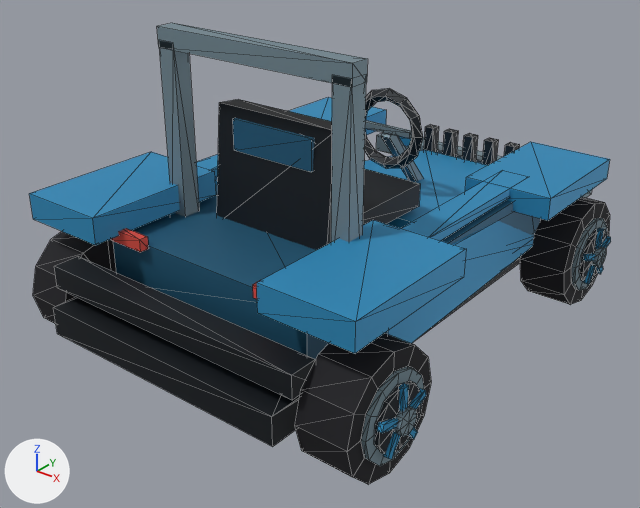
The glTF model DLC/LiloStitch/assets/kart/lilo-stitch/nani-pelekai/kart.glb, before and after one commit.
Rendered twice from a 50 mm lens placed at (2.71, -3.57, 2.54), pointed at (0.0, -0.18, 0.44). The axes (+X, +Y, +Z) are drawn at lower left. The lights are the same throughout. The first picture is the older version. Mesh edges are drawn as thin lines. Where no turn or scale is listed for an object, it has been applied to the vertices. Vertices at exactly the same position are counted once.

Names of what the first picture shows: 'chassis', 'wheel-front-right', 'wheel-rear-left', 'wheel-rear-right'.
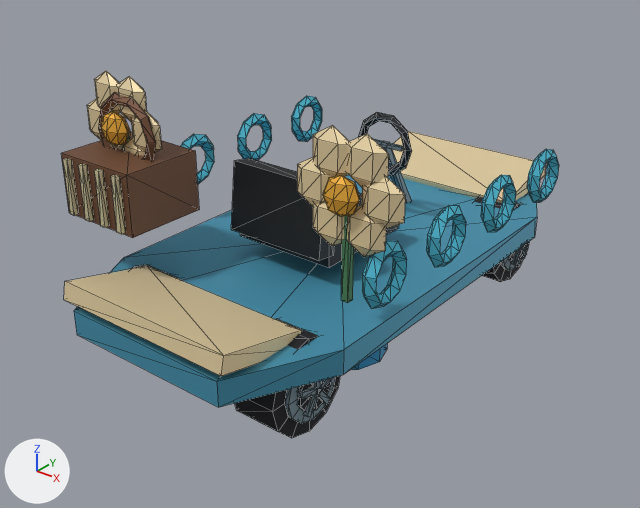
Location of each change, [x1, y1, x2, y2] in pixels of the pictures (640 x 508 px):
'chassis', deleted: before [29, 23, 610, 447]
'identity-hoverboard-hoverboard-turned-up-deck', added: after [64, 131, 545, 407]
'wheel-rear-right', reshaped, moved (23% narrower, 22% shorter): before [295, 333, 431, 485]; after [235, 319, 340, 438]
'identity-hoverboard-motif-flowers', added (beige): after [87, 71, 405, 303]
'identity-hoverboard-motif-basket', added (brown): after [61, 92, 199, 238]
'identity-hoverboard-driver-cockpit', added: after [231, 112, 412, 267]
'identity-hoverboard-motif-water', added: after [181, 96, 559, 309]
'wheel-front-right', reshaped, moved: before [520, 197, 611, 305]; after [474, 197, 529, 282]
'wheel-rear-left', reshaped, moved (mostly hidden afterwards): before [33, 231, 116, 324]; after [132, 264, 179, 279]
part 2 of me_wheel_front_right, added (mostly hidden): after [509, 243, 527, 261]
part 3 of me_wheel_front_right, rebuilt: before [520, 197, 610, 305]; after [474, 197, 529, 282]
part 4 of me_wheel_front_right, cut back: before [571, 218, 611, 291]; after [510, 245, 527, 265]
part 5 of me_wheel_rear_right, added: after [298, 381, 331, 412]
part 6 of me_wheel_rear_right, added: after [314, 381, 321, 390]
part 7 of me_wheel_rear_right, rebuilt (23% narrower, 22% shorter): before [295, 333, 431, 485]; after [235, 319, 340, 438]
part 8 of me_wheel_rear_right, cut back: before [361, 366, 426, 466]; after [297, 378, 332, 417]

The change, as a diff of the scene's bpy script:
```diff
--- a/DLC/LiloStitch/assets/kart/lilo-stitch/nani-pelekai/kart.glb.py
+++ b/DLC/LiloStitch/assets/kart/lilo-stitch/nani-pelekai/kart.glb.py
@@ me_wheel_rear_left @@
-me_wheel_rear_left.from_pydata(...)  # 132 vertices, 228 faces; spans x -0.22..0.135, y -0.31..0.31, z -0.31..0.31
+me_wheel_rear_left.from_pydata(...)  # 113 vertices, 196 faces; spans x -0.182..0.125, y -0.25..0.25, z -0.25..0.25
+# me_wheel_rear_left part 1: the loose piece of 26 vertices spanning x -0.135..0.135, y -0.31..0.31, z -0.31..0.31 is rebuilt with 51 vertices and now spans x -0.149..0.125, y -0.25..0.25, z -0.25..0.25
+# other edits to the shape of me_wheel_rear_left do not show in these pictures
 me_wheel_rear_left.materials.append(mat_wheel_vertex_colours)
@@ me_wheel_front_right @@
-me_wheel_front_right.from_pydata(...)  # 132 vertices, 228 faces; spans x -0.135..0.22, y -0.31..0.31, z -0.31..0.31
+me_wheel_front_right.from_pydata(...)  # 113 vertices, 196 faces; spans x -0.125..0.182, y -0.25..0.25, z -0.25..0.25
+# me_wheel_front_right part 2: a new loose piece, a 10-sided cylinder along x spanning x 0.14..0.165, y -0.107..0.107, z -0.112..0.113, in mat_wheel_vertex_colours
+# me_wheel_front_right part 3: the loose piece of 26 vertices spanning x -0.135..0.135, y -0.31..0.31, z -0.31..0.31 is rebuilt with 51 vertices and now spans x -0.125..0.149, y -0.25..0.25, z -0.25..0.25
+# me_wheel_front_right part 4: 106 vertices removed from x 0.133..0.22, y -0.217..0.217, z -0.217..0.217; 32 vertices added at x 0.158..0.182, y -0.124..0.124, z -0.11..0.053
+# other edits to the shape of me_wheel_front_right do not show in these pictures
 me_wheel_front_right.materials.append(mat_wheel_vertex_colours)
@@ me_wheel_rear_right @@
-me_wheel_rear_right.from_pydata(...)  # 132 vertices, 228 faces; spans x -0.135..0.22, y -0.31..0.31, z -0.31..0.31
+me_wheel_rear_right.from_pydata(...)  # 113 vertices, 196 faces; spans x -0.125..0.182, y -0.25..0.25, z -0.25..0.25
+# me_wheel_rear_right part 5: a new loose piece, a 10-sided cylinder along x spanning x 0.14..0.165, y -0.107..0.107, z -0.112..0.113, in mat_wheel_vertex_colours
+# me_wheel_rear_right part 6: a new loose piece, a box spanning x 0.158..0.182, y -0.015..0.015, z 0.0..0.125, in mat_wheel_vertex_colours
+# me_wheel_rear_right part 7: the loose piece of 26 vertices spanning x -0.135..0.135, y -0.31..0.31, z -0.31..0.31 is rebuilt with 51 vertices and now spans x -0.125..0.149, y -0.25..0.25, z -0.25..0.25
+# me_wheel_rear_right part 8: 106 vertices removed from x 0.133..0.22, y -0.217..0.217, z -0.217..0.217; 32 vertices added at x 0.158..0.182, y -0.124..0.124, z -0.11..0.053
 me_wheel_rear_right.materials.append(mat_wheel_vertex_colours)
@@ ob_chassis @@
-ob_chassis = bpy.data.objects.new('chassis', me_chassis)
@@ ob_wheel_rear_left @@
 ob_wheel_rear_left = bpy.data.objects.new('wheel-rear-left', me_wheel_rear_left)
-ob_wheel_rear_left.location = (-0.9, -0.995, 0.31)
+ob_wheel_rear_left.location = (-0.45, -0.98, 0.25)
@@ ob_wheel_front_right @@
 ob_wheel_front_right = bpy.data.objects.new('wheel-front-right', me_wheel_front_right)
-ob_wheel_front_right.location = (0.9, 0.995, 0.31)
+ob_wheel_front_right.location = (0.45, 0.98, 0.25)
@@ ob_wheel_rear_right @@
 ob_wheel_rear_right = bpy.data.objects.new('wheel-rear-right', me_wheel_rear_right)
-ob_wheel_rear_right.location = (0.9, -0.995, 0.31)
+ob_wheel_rear_right.location = (0.45, -0.98, 0.25)
@@ ob_identity_hoverboard_motif_basket @@
+ob_identity_hoverboard_motif_basket = bpy.data.objects.new('identity-hoverboard-motif-basket', me_identity_hoverboard_motif_basket)  # 80 vertices, 140 faces; spans x -0.885..-0.395, y -1.148..-0.68, z 0.76..1.37
+ob_identity_hoverboard_motif_basket.location = (0.0, 0.0, 0.0)
@@ ob_identity_hoverboard_motif_flowers @@
+ob_identity_hoverboard_motif_flowers = bpy.data.objects.new('identity-hoverboard-motif-flowers', me_identity_hoverboard_motif_flowers)  # 236 vertices, 408 faces; spans x -0.97..0.97, y -0.98..-0.84, z 0.69..1.46
+ob_identity_hoverboard_motif_flowers.location = (0.0, 0.0, 0.0)
@@ ob_identity_hoverboard_motif_water @@
+ob_identity_hoverboard_motif_water = bpy.data.objects.new('identity-hoverboard-motif-water', me_identity_hoverboard_motif_water)  # 320 vertices, 640 faces; spans x -0.87..0.87, y -0.93..0.87, z 0.67..0.98
+ob_identity_hoverboard_motif_water.location = (0.0, 0.0, 0.0)
@@ ob_identity_hoverboard_driver_cockpit @@
+ob_identity_hoverboard_driver_cockpit = bpy.data.objects.new('identity-hoverboard-driver-cockpit', me_identity_hoverboard_driver_cockpit)  # 80 vertices, 140 faces; spans x -0.3..0.3, y -0.557..0.679, z 0.459..1.086
+ob_identity_hoverboard_driver_cockpit.location = (0.0, 0.0, 0.0)
@@ ob_identity_hoverboard_hoverboard_turned_up_deck @@
+ob_identity_hoverboard_hoverboard_turned_up_deck = bpy.data.objects.new('identity-hoverboard-hoverboard-turned-up-deck', me_identity_hoverboard_hoverboard_turned_up_deck)  # 78 vertices, 136 faces; spans x -0.73..0.73, y -1.46..1.46, z 0.23..0.62
+ob_identity_hoverboard_hoverboard_turned_up_deck.location = (0.0, 0.0, 0.0)
```
